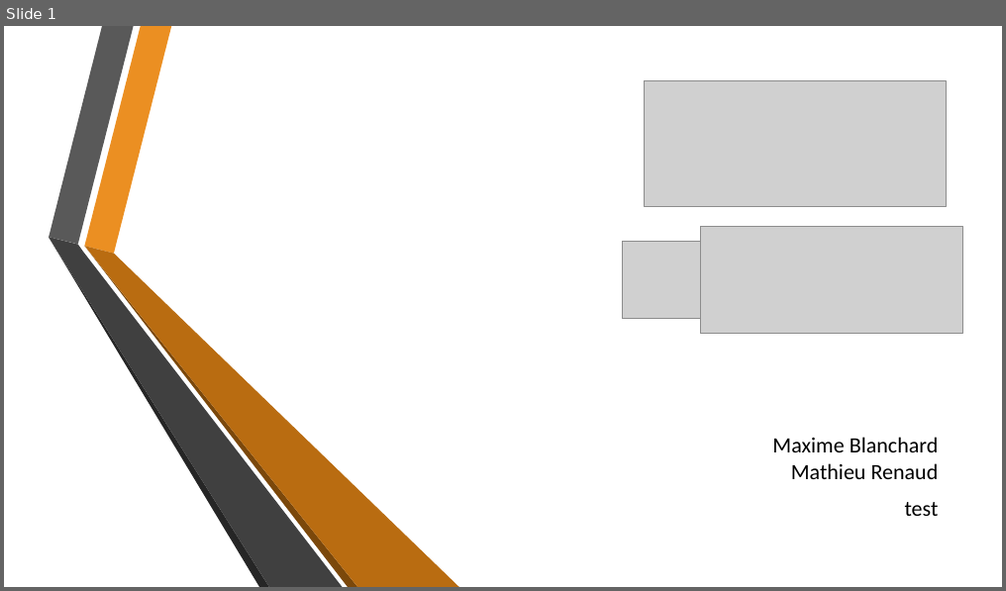
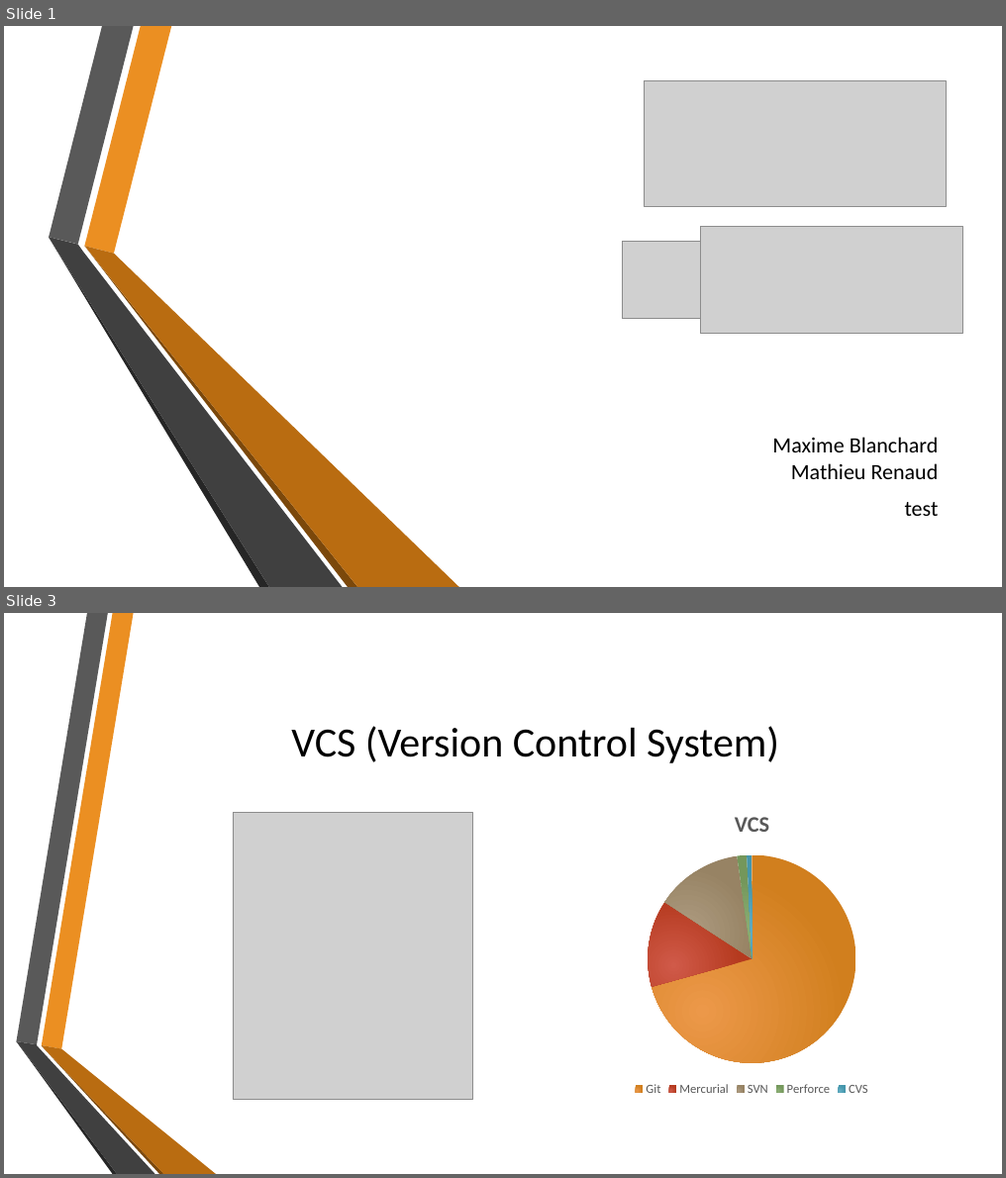
Before and after one commit to MatRenaud/Tptravailinfo, a slide deck: GitPresentation.pptx. Shown one above the other, each under a label of ours: slide 1 before the commit, slides 1 and 3 after it; the slides between them are not shown. The pictures are 1006x591 and 1006x1178 pixels, drawn with LibreOffice and Linux fonts; fonts in the diff are those of the drawing; grey boxes stand for pictures; background and template pictures are left out. Boxes give left, top, right and bottom in pixels: in the first picture for what was removed or moved away, otherwise in the second. Text is boxed around its words. In the diff, an @@ line names an element or a change of style, - is before the commit and + after.

Commit message:
J'ai add images et Document Word

```diff
--- a/GitPresentation.pptx
+++ b/GitPresentation.pptx
@@ slide 3 added at [4, 613, 1002, 1174], background picture (left out) @@
@@ title added at [291, 726, 779, 763], 40 pt, text #000000 @@
+VCS (Version Control System)
@@ picture added at [233, 813, 473, 1100] @@
@@ pie chart added at [347, 794, 1002, 1100] @@
+title "VCS"
+categories: Git, Mercurial, SVN, Perforce, CVS
+VCS: 71, 14, 14, 2, 1, -
@@ group added at [16, 613, 216, 1174]: 6 freeform shapes @@
```
Also in this commit, not shown: 1 other slide added.
